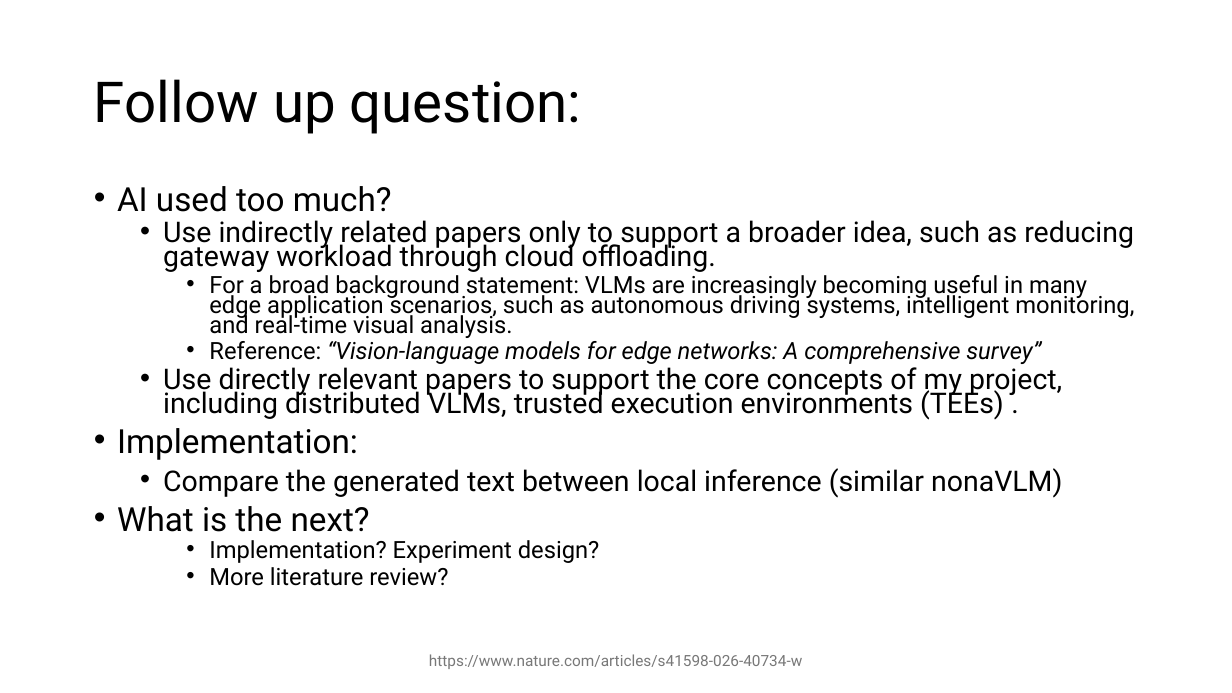
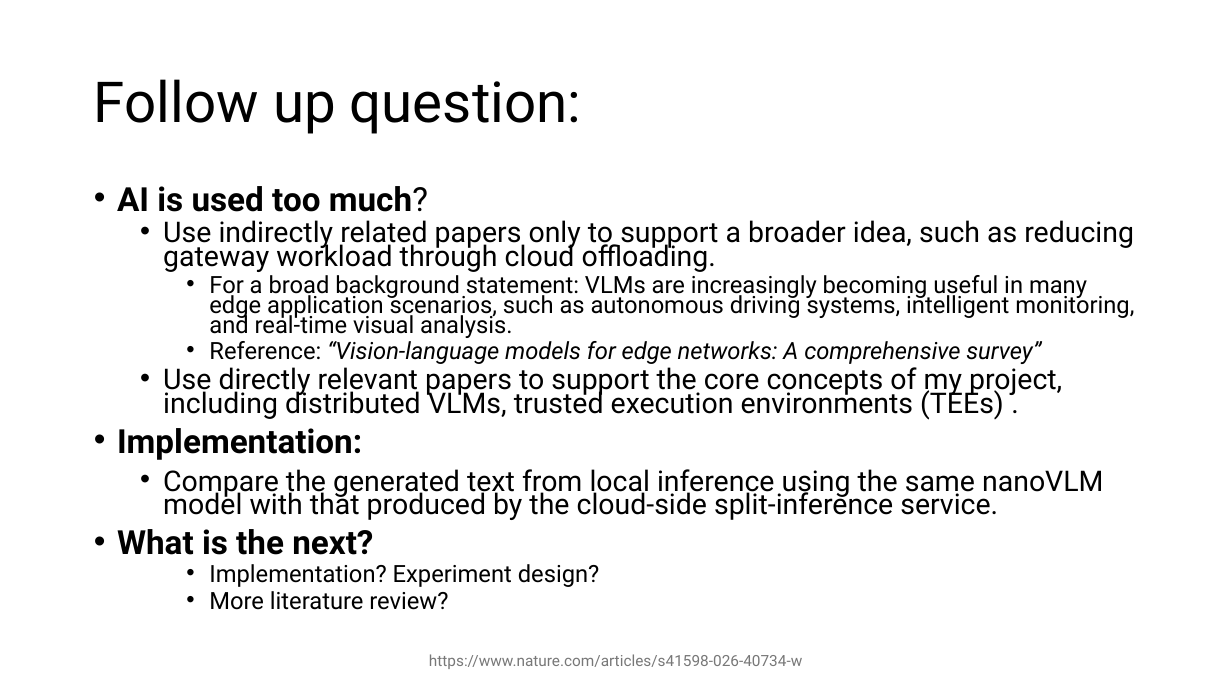
Before and after one commit to YMa10-ACS/CT5195-Master-capstone, a slide deck: slide 3 of Records/Literacture review-followup.pptx. Drawn at 1232x693 pixels with LibreOffice and Linux fonts; fonts in the diff are those of the drawing. Boxes give left, top, right and bottom in pixels: in the first picture for what was removed or moved away, otherwise in the second. Text is boxed around its words. In the diff, an @@ line names an element or a change of style, - is before the commit and + after.

```diff
--- a/Records/Literacture review-followup.pptx
+++ b/Records/Literacture review-followup.pptx
@@ text at [117, 186, 428, 212]: text changed; bold on @@
-• AI used too much?
+• AI is used too much?
@@ text at [117, 428, 373, 555]: bold on in "Implementation:", "What is the next?" @@
@@ text at [163, 469, 1103, 520]: text changed @@
-    • Compare the generated text between local inference (similar nonaVLM)
+    • Compare the generated text from local inference using the same nanoVLM model with that produced by the cloud-side split-inference service.
```
Also in this commit, not shown: 5 other slides changed, 2 other files.
